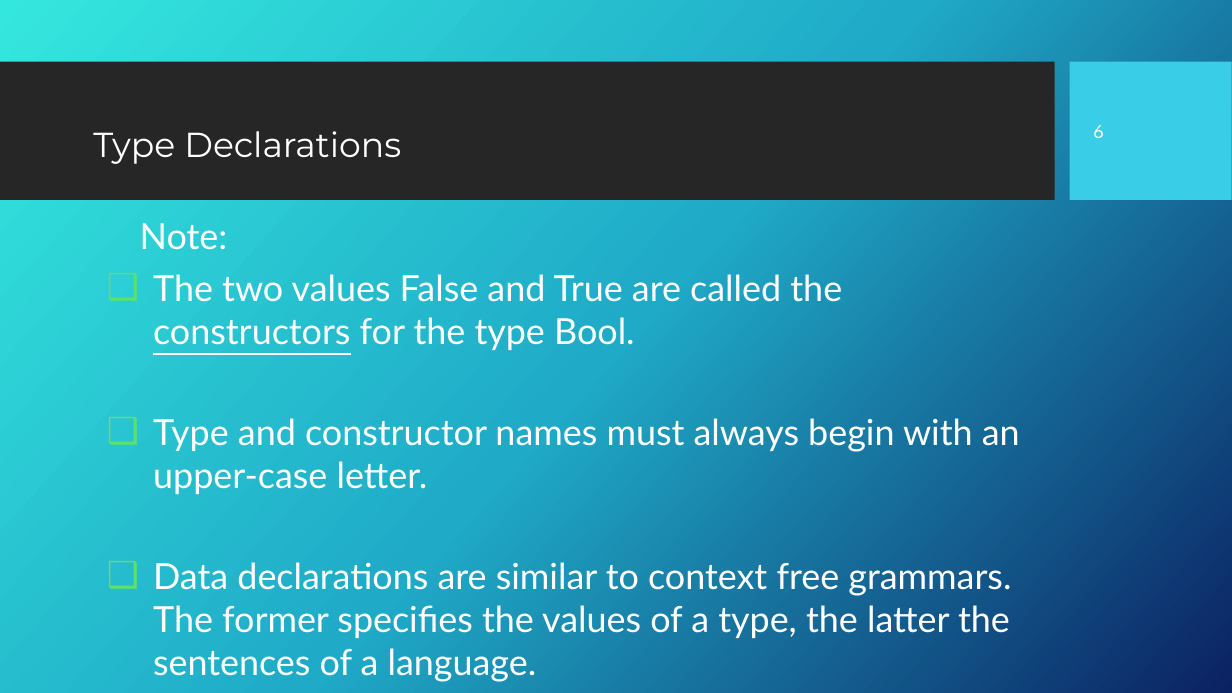
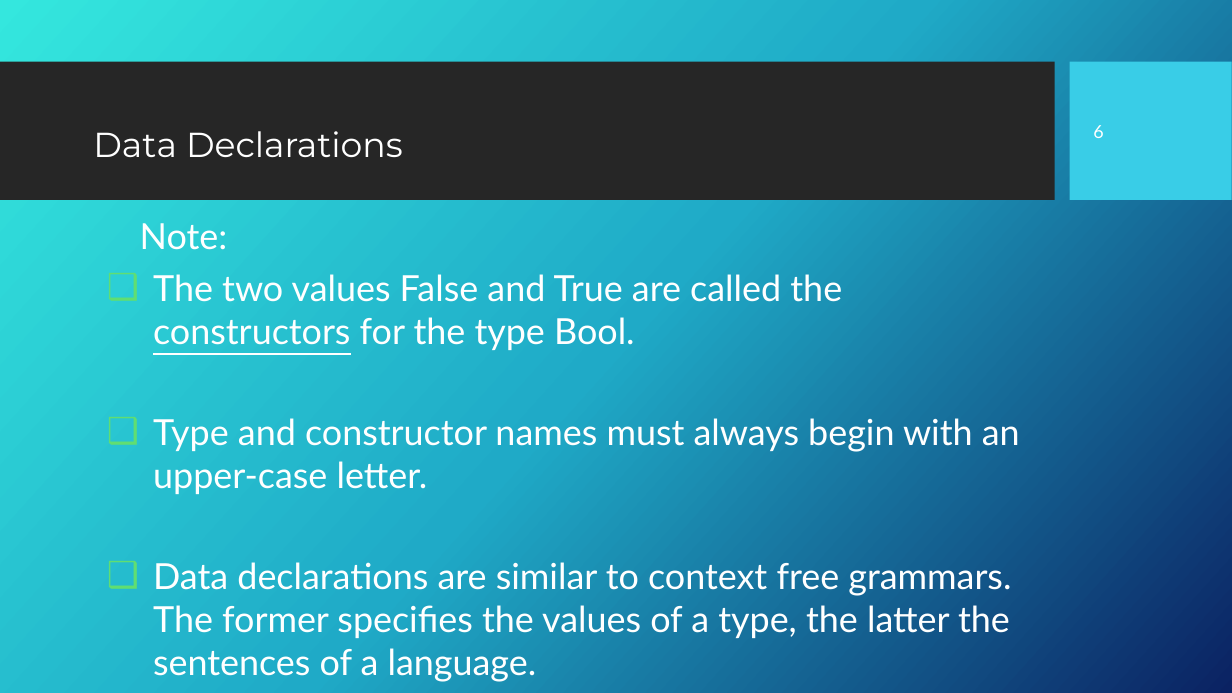
Before and after one commit to Fun-Prog-26/fun-prog-26, a slide deck: slide 7 of topic10-declaring-types-and-classes/unit-10a-lectures/talk-1/a-type-decl.pptx. Drawn at 1232x693 pixels with LibreOffice and Linux fonts; fonts in the diff are those of the drawing; background and template pictures are left out. Boxes give left, top, right and bottom in pixels: in the first picture for what was removed or moved away, otherwise in the second. Text is boxed around its words. In the diff, an @@ line names an element or a change of style, - is before the commit and + after.

```diff
--- a/topic10-declaring-types-and-classes/unit-10a-lectures/talk-1/a-type-decl.pptx
+++ b/topic10-declaring-types-and-classes/unit-10a-lectures/talk-1/a-type-decl.pptx
@@ text at (93,131,403,157): text changed @@
-Type Declarations
+Data Declarations
```
Also in this commit, not shown: 4 other slides changed, 3 slides added, 8 other files.
